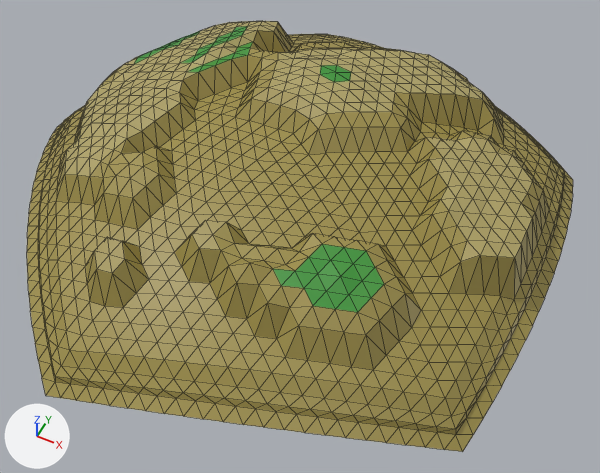
A saved change to the Blender file Assets/Models/Planet/Planet part 06.blend.
The view is the same before and after, from a camera (50 mm lens) standing at (0.375, -0.731, 1.418) and looking at (0.036, -0.054, 0.571). Lighting does not change. The marker at lower left points along +X, +Y and +Z. Mesh edges are drawn as thin lines.

The scene before the commit, as lines of its bpy script (objects in view):
```python
me_planet_part_06 = bpy.data.meshes.new('Planet part 06')
me_planet_part_06.from_pydata(...)  # 1266 vertices, 2420 faces; spans x -0.421..0.364, y -0.4..0.399, z 0.55..0.73
me_planet_part_06.materials.append(mat_colour_palette___desaturated_png_001)  # picture img_colour_palette___desaturated_png_001
# before: 248 (-0.133, 0.125, 0.712) at pixel (250, 47), 944 (-0.103, 0.104, 0.718) at pixel (261, 58), 1005 (-0.11, 0.124, 0.715) at pixel (263, 50), 1006 (-0.125, 0.105, 0.714) at pixel (247, 55)
ob_planet_part_06 = bpy.data.objects.new('Planet part 06', me_planet_part_06)
ob_planet_part_06.location = (0.0, 0.0, 0.0)
```
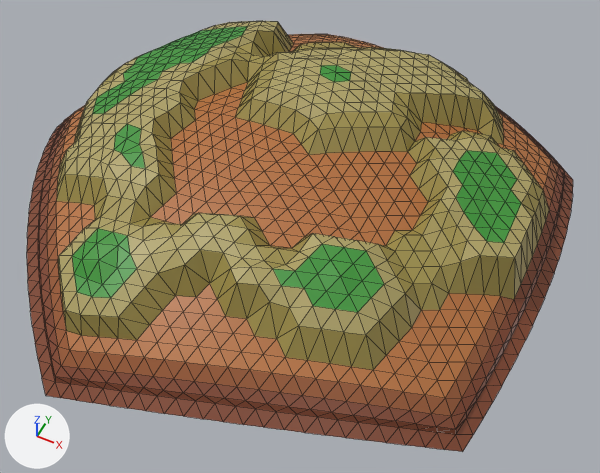
Commit message: more work on geometry snd coloring on islands (part 6)

What differs and where, as boxes (x1, y1, x2, y2) in the pictures (600 x 473 px; the box of a moved part takes in the faces that stretch with it):
'Planet part 06', reshaped, surface changed (yellow to brown)
    both: (27, 21, 573, 452)
part 1 of me_planet_part_06, moved or reshaped
    both: (58, 106, 290, 340)
part 2 of me_planet_part_06, moved or reshaped
    both: (378, 215, 460, 310)
part 3 of me_planet_part_06, moved or reshaped
    both: (232, 42, 278, 82)
part 4 of me_planet_part_06, surface changed (yellow to brown)
    both: (27, 27, 573, 452)

The change in detail:
me_planet_part_06 has 1266 vertices, 2420 faces and spans x -0.421..0.364, y -0.4..0.399, z 0.55..0.73.
me_planet_part_06 is used by ob_planet_part_06; location (0.0, 0.0, 0.0).
me_planet_part_06 part 1: 67 of 1266 vertices moved; they spanned x -0.18..0.093, y -0.321..-0.063, z 0.614..0.712 and now span x -0.179..0.092, y -0.332..-0.064, z 0.637..0.709; mean shift (-0.002, -0.006, 0.014); largest move (-0.014, -0.245, 0.658) -> (-0.014, -0.246, 0.691).
me_planet_part_06 part 2: all 10 vertices in x 0.191..0.244, y -0.138..-0.076, z 0.647..0.669 are moved by (-0.001, 0.0, 0.017).
Part 3, on me_planet_part_06:
Vertices 248, 944, 1005, 1006 of me_planet_part_06 move by (0.001, -0.001, -0.01).
me_planet_part_06 part 4: texture (UV) coordinates of 1555 of 2420 faces, centred in x -0.412..0.358, y -0.394..0.393, z 0.556..0.713, changed; they spanned u 0.78..0.95, v 0.38..0.56 and now span u 0.78..0.95, v 0.38..0.95.
